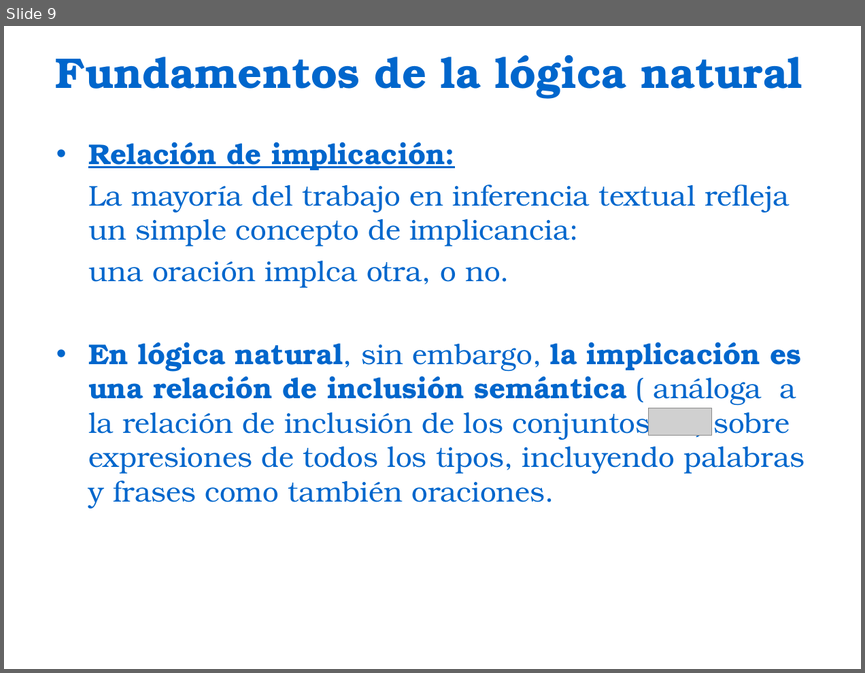
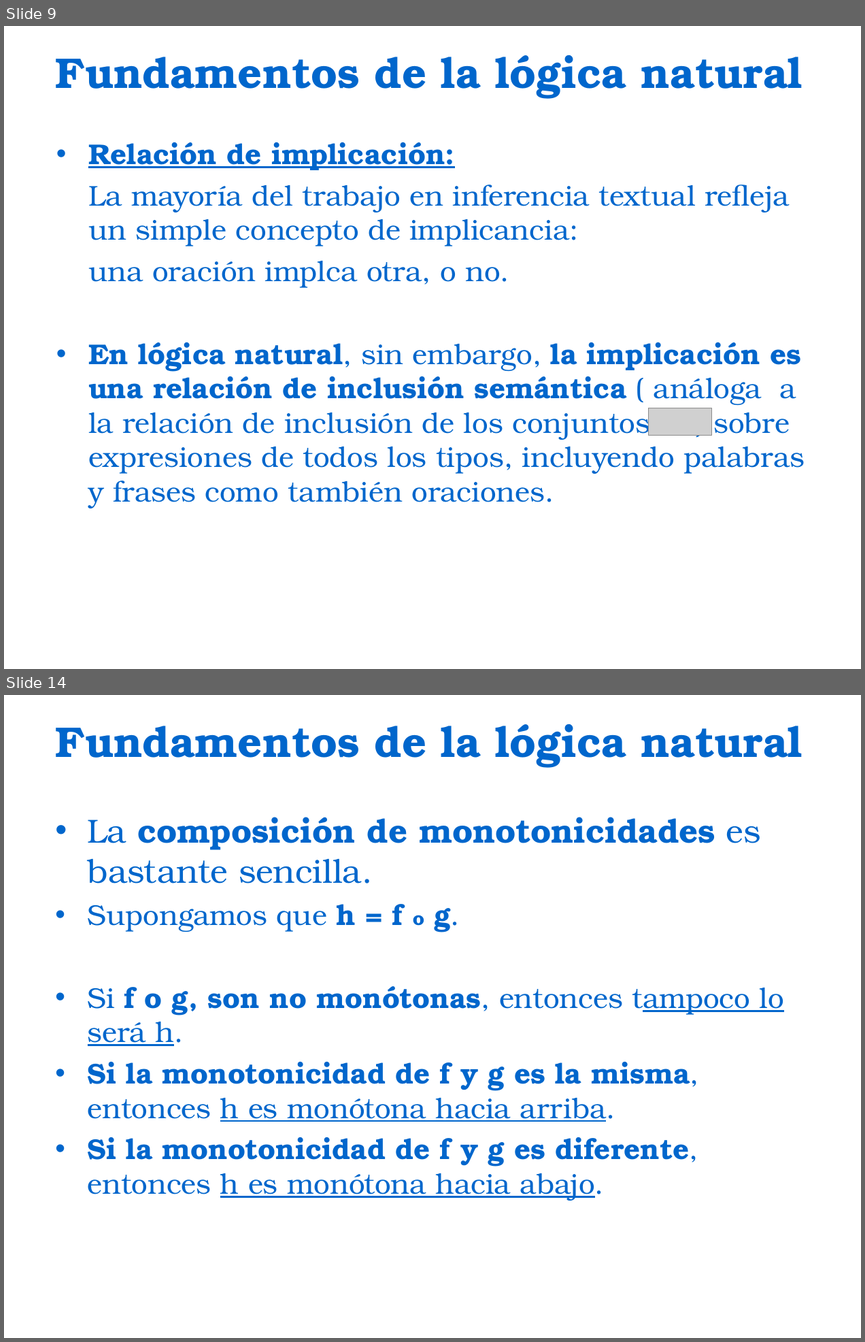
Before and after one commit to bestiapop/tangerine, a slide deck: Natural Logic for Textual Inference.ppt. Shown one above the other, each under a label of ours: slide 9 before the commit, slides 9 and 14 after it; the slides between them are not shown. The pictures are 865x673 and 865x1342 pixels, drawn with LibreOffice and Linux fonts; fonts in the diff are those of the drawing; grey boxes stand for pictures; background and template pictures are left out. Boxes give left, top, right and bottom in pixels: in the first picture for what was removed or moved away, otherwise in the second. Text is boxed around its words. In the diff, an @@ line names an element or a change of style, - is before the commit and + after.

```diff
--- a/Natural Logic for Textual Inference.ppt
+++ b/Natural Logic for Textual Inference.ppt
@@ slide 14 added at [4,695,861,1338], background picture (left out) @@
@@ title added at [55,724,802,768], 36 pt, text #0066CC, bold @@
+Fundamentos de la lógica natural
@@ text added at [88,817,784,1200], 24 pt, text #0066CC @@
+• La composición de monotonicidades es bastante sencilla.
+• Supongamos que h = f o g.
+• Si f o g, son no monótonas, entonces tampoco lo será h.
+• Si la monotonicidad de f y g es la misma, entonces h es monótona hacia arriba.
+• Si la monotonicidad de f y g es diferente, entonces h es monótona hacia abajo.
```
Also in this commit, not shown: 3 slides changed, 8 other slides added, 2 slides removed.
